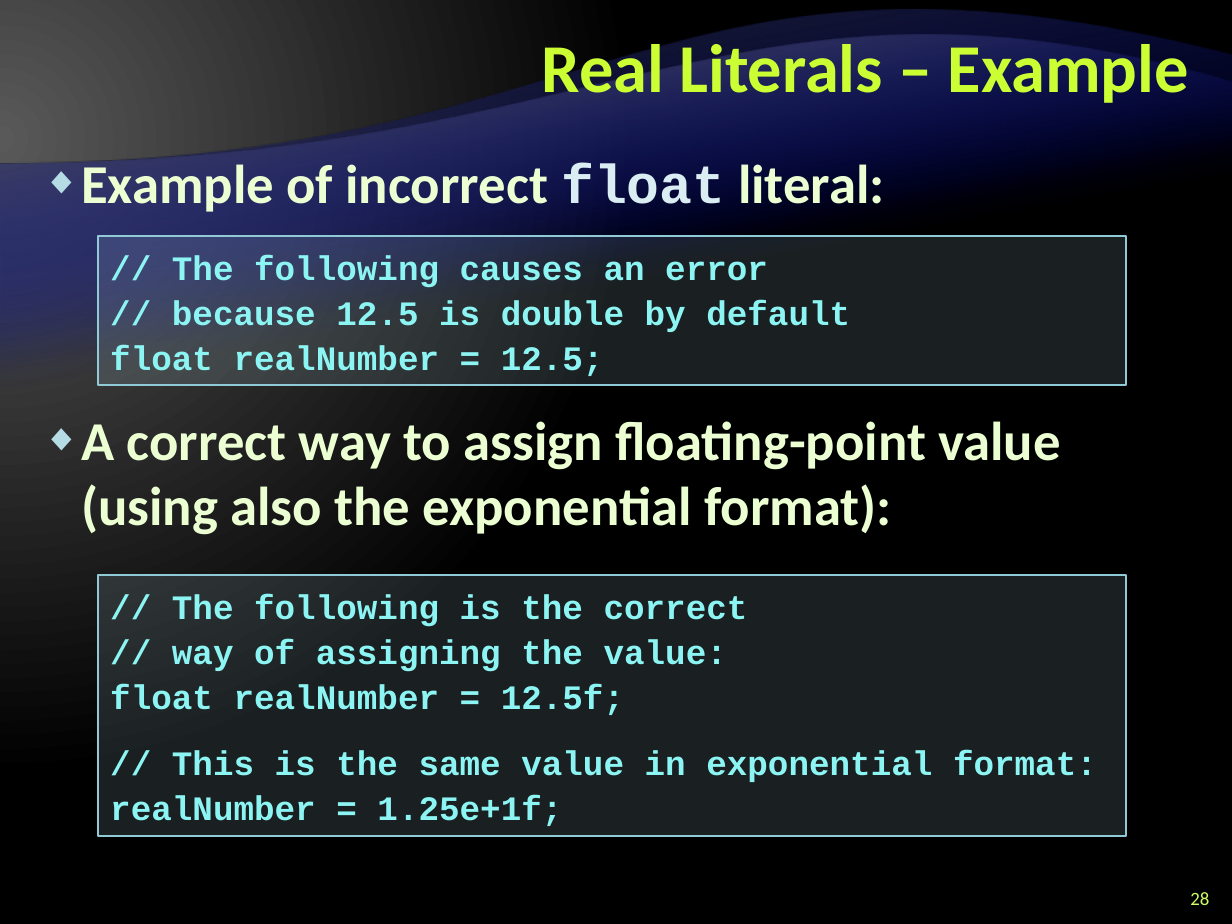
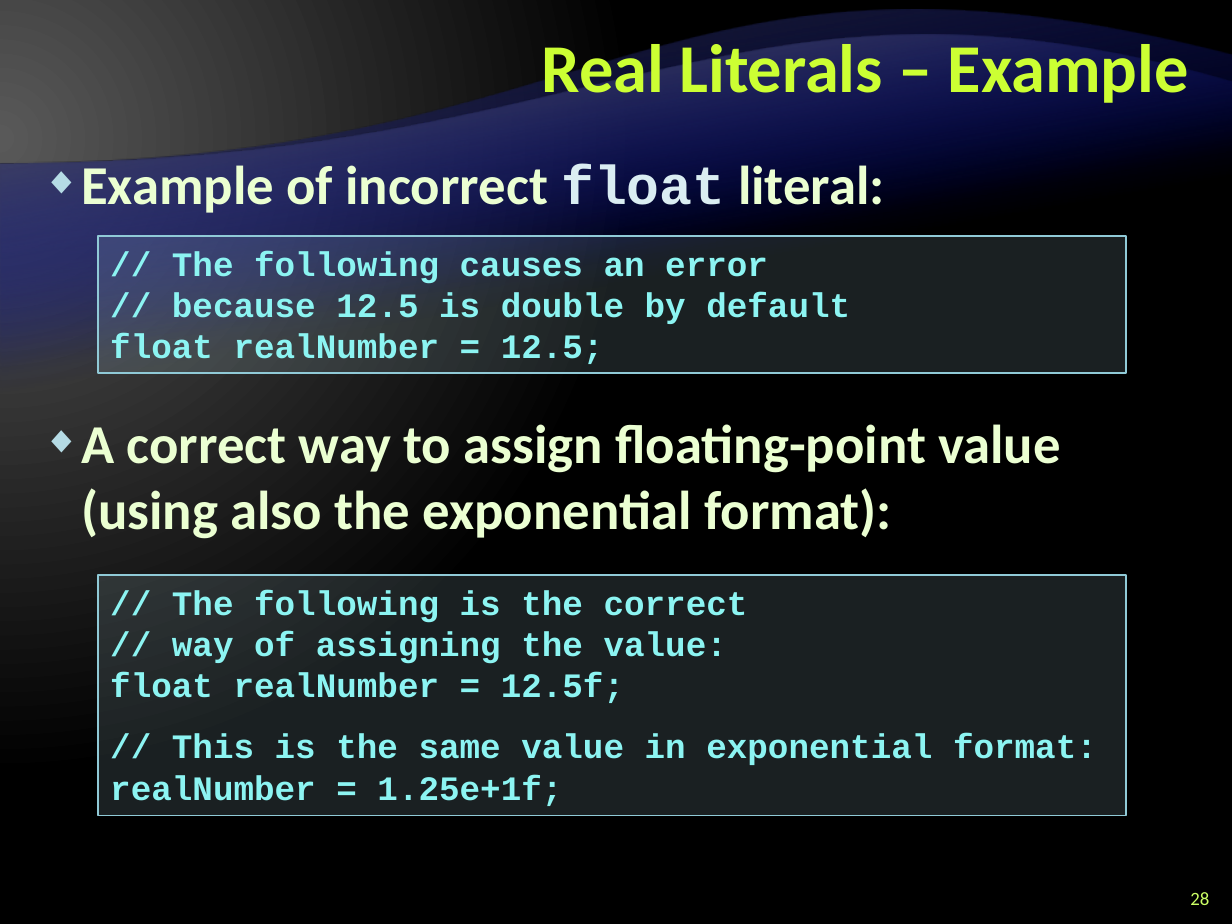
Before and after one commit to Graveheart/aspnetcourse, a slide deck: slide 28 of 2010/lectures/2. CSharp Language Overview - Part I.pptx. Drawn at 1232x924 pixels with LibreOffice and Linux fonts; fonts in the diff are those of the drawing; background and template pictures are left out. Boxes give left, top, right and bottom in pixels: in the first picture for what was removed or moved away, otherwise in the second. Text is boxed around its words. In the diff, an @@ line names an element or a change of style, - is before the commit and + after.

```diff
--- a/2010/lectures/2. CSharp Language Overview - Part I.pptx
+++ b/2010/lectures/2. CSharp Language Overview - Part I.pptx
@@ text "Example of incorrect float literal:" at <box>81,160,1060,539</box>: line spacing 38pt to 1 @@
@@ rectangle "// The following causes an ...": place and size @@
-rectangle "// The following causes an ..." at <box>99,237,1127,386</box>
+rectangle "// The following causes an ..." at <box>99,237,1127,373</box>
@@ rectangle "// The following causes an ..." at <box>99,237,1127,373</box>: line spacing 1.1 to 1 @@
@@ rectangle "// The following is the ..." at <box>99,575,1127,816</box>: line spacing 1.1 to 1 @@
@@ rectangle "// The following is the ...": place and size @@
-rectangle "// The following is the ..." at <box>99,575,1127,837</box>
+rectangle "// The following is the ..." at <box>99,575,1127,816</box>
```
Also in this commit, not shown: 22 other slides changed.
